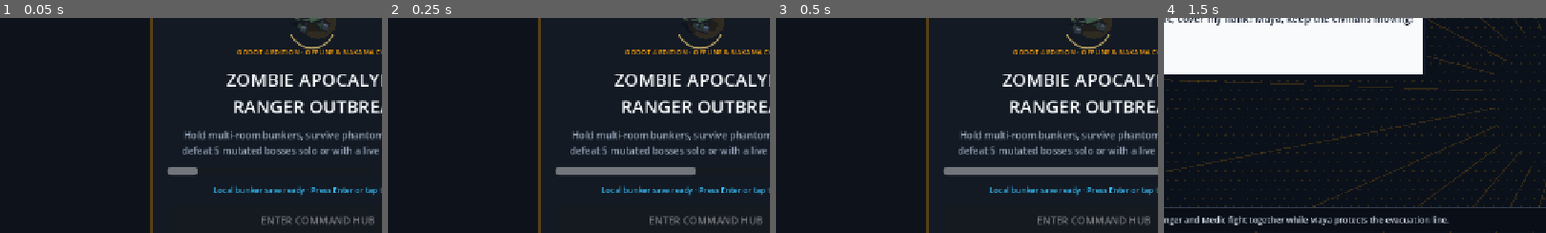
Above: before the commit, frames 1-4 (left to right).
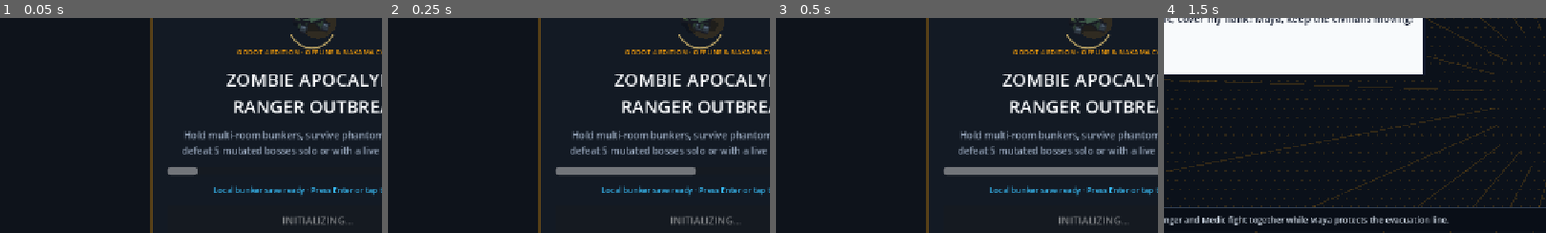
Above: after the commit, the same moments.

Repository: DONNHER/zombie_game
Game: Godot game, scene res://scenes/main.tscn
Same seed, same stepped clock (60 frames per second), same inputs: the game is played once before the commit and once after it.
Inputs (mouse positions are % of the whole screen's width and height, from its top left):
- Up to frame 1 (0.05 s): no input
- Up to frame 2 (0.25 s): no input
- Up to frame 3 (0.5 s): no input
- Up to frame 4 (1.5 s): tap Enter at 0.5, 0.6 s; move the mouse to (72, 45) at 0.52 s; hold D (move_right) 0.53-1.25 s; click (72, 45) at 0.67 s; tap B (toggle_shop) at 0.77, 1.07 s; tap Keypad Enter at 0.8 s; click "Story" at 1.25 s
The pictures show only the part of the screen within x 8-58%, y 29-79%; the shares and areas given below are measured in that part.

The runs differ from the first frame. In frame 1, 0.6% of the frame differs, in the area x 68-98%, y 92-97%; in frame 2, 0.6%; in frame 3, 0.6%; in frame 4, nothing differs.

Commit message:
Add OTA patch checking, Welcome Screen update simulator, and CI release support

Diff:
--- a/scripts/autoload/network_manager.gd
+++ b/scripts/autoload/network_manager.gd
@@ -16,6 +16,36 @@
 const DEFAULT_SERVER_KEY := "defaultkey"
 const COLLECTION_SAVES := "player_saves"
 const KEY_PROFILE := "profile_v1"
+const CLIENT_VERSION := "1.0.0"
+
+func get_client_version() -> String:
+	return str(SaveManager.settings.get("client_version", CLIENT_VERSION))
+
+func set_client_version(ver: String) -> void:
+	SaveManager.write_settings({"client_version": ver})
+
+func check_patch_status() -> Dictionary:
+	var cur_ver := get_client_version()
+	if session_token == "":
+		var auth_res := await authenticate_guest()
+		if not bool(auth_res.get("ok", false)):
+			return {"has_patch": false, "error": auth_res.get("error", "Offline"), "client_version": cur_ver}
+	var rpc_res := await _call_rpc("check_update", {"client_version": cur_ver})
+	if bool(rpc_res.get("ok", false)) and rpc_res.has("has_patch"):
+		return rpc_res
+	# Fallback to deployment_status RPC
+	var dep_res := await _call_rpc("deployment_status", {})
+	if bool(dep_res.get("status", "") == "ok"):
+		var s_ver := str(dep_res.get("version", ""))
+		if s_ver != "" and s_ver != "dev" and s_ver != cur_ver:
+			return {
+				"ok": true,
+				"has_patch": true,
+				"server_version": s_ver,
+				"client_version": cur_ver,
+				"release_url": "https://github.com/DONNHER/zombie_game/releases/latest"
+			}
+	return {"ok": true, "has_patch": false, "server_version": cur_ver, "client_version": cur_ver}
 
 var server_key: String = DEFAULT_SERVER_KEY
 var server_url: String = "http://127.0.0.1:7350"
--- a/scripts/ui/splash_screen.gd
+++ b/scripts/ui/splash_screen.gd
@@ -1,6 +1,14 @@
 extends Control
 
 signal entered
+
+enum State {
+	BOOTING,
+	PATCH_CHECKING,
+	PATCH_AVAILABLE,
+	UPDATING,
+	READY
+}
 
 @onready var hero_preview: Control = $CenterBox/Card/VBox/HeroPreview
 @onready var boot_bar: ProgressBar = $CenterBox/Card/VBox/BootBar
@@ -8,8 +16,12 @@
 @onready var status_label: Label = $CenterBox/Card/VBox/StatusLabel
 @onready var card: PanelContainer = $CenterBox/Card
 
+var _state: State = State.BOOTING
 var _progress: float = 0.0
-var _ready_to_enter: bool = false
+var _update_progress: float = 0.0
+var _patch_version: String = ""
+var _btn_normal_style: StyleBoxFlat
+var _btn_patch_style: StyleBoxFlat
 
 
 func _ready() -> void:
@@ -21,36 +33,113 @@
 	sb.set_content_margin_all(28)
 	card.add_theme_stylebox_override("panel", sb)
 
-	var btn_sb := StyleBoxFlat.new()
-	btn_sb.bg_color = Color("#D97706")
-	btn_sb.set_corner_radius_all(10)
-	enter_btn.add_theme_stylebox_override("normal", btn_sb)
+	_btn_normal_style = StyleBoxFlat.new()
+	_btn_normal_style.bg_color = Color("#D97706")
+	_btn_normal_style.set_corner_radius_all(10)
+
+	_btn_patch_style = StyleBoxFlat.new()
+	_btn_patch_style.bg_color = Color("#10B981")
+	_btn_patch_style.border_color = Color("#34D399")
+	_btn_patch_style.set_border_width_all(2)
+	_btn_patch_style.set_corner_radius_all(10)
+
+	enter_btn.add_theme_stylebox_override("normal", _btn_normal_style)
 
 	var save := SaveManager.save_data
 	hero_preview.configure(str(save.get("hero_class", "ranger")), str(save.get("gender", "male")))
 
-	enter_btn.pressed.connect(_on_enter_pressed)
+	enter_btn.pressed.connect(_on_button_pressed)
 	boot_bar.value = 0.0
 	enter_btn.disabled = true
+	enter_btn.text = "INITIALIZING..."
+
+	_check_server_patch()
 
 
 func _process(delta: float) -> void:
-	if _progress < 100.0:
-		_progress = minf(100.0, _progress + delta * 185.0)
-		boot_bar.value = _progress
-		if _progress >= 100.0:
-			_ready_to_enter = true
-			enter_btn.disabled = false
-			status_label.text = "Armory & local bunker save ready · Tap or press Enter"
+	match _state:
+		State.BOOTING:
+			if _progress < 100.0:
+				_progress = minf(100.0, _progress + delta * 185.0)
+				boot_bar.value = _progress
+				if _progress >= 100.0:
+					_state = State.PATCH_CHECKING
+					_evaluate_ready_state()
+
+		State.UPDATING:
+			if _update_progress < 100.0:
+				_update_progress = minf(100.0, _update_progress + delta * 32.0)
+				boot_bar.value = _update_progress
+				_update_download_status(_update_progress)
+				if _update_progress >= 100.0:
+					_on_patch_download_complete()
+
+
+func _check_server_patch() -> void:
+	var patch_info := await NetworkManager.check_patch_status()
+	if bool(patch_info.get("has_patch", false)):
+		_patch_version = str(patch_info.get("server_version", "vNext"))
+	else:
+		_patch_version = ""
+	if _state == State.PATCH_CHECKING:
+		_evaluate_ready_state()
+
+
+func _evaluate_ready_state() -> void:
+	if _patch_version != "":
+		_state = State.PATCH_AVAILABLE
+		enter_btn.add_theme_stylebox_override("normal", _btn_patch_style)
+		enter_btn.text = "UPDATE NOW (" + _patch_version + ")"
+		enter_btn.disabled = false
+		status_label.text = "New Patch Available: %s · Tap UPDATE NOW to patch" % _patch_version
+	else:
+		_state = State.READY
+		enter_btn.add_theme_stylebox_override("normal", _btn_normal_style)
+		var ver := NetworkManager.get_client_version()
+		enter_btn.text = "ENTER COMMAND HUB"
+		enter_btn.disabled = false
+		status_label.text = "Bunker save ready (v%s) · Tap or press Enter" % ver
+
+
+func _update_download_status(p: float) -> void:
+	if p < 25.0:
+		status_label.text = "Connecting to GitHub Releases · Fetching patch manifest... %d%%" % int(p)
+	elif p < 60.0:
+		status_label.text = "Downloading patch delta (%s)... %d%%" % [_patch_version, int(p)]
+	elif p < 85.0:
+		status_label.text = "Verifying package signature · Unpacking assets... %d%%" % int(p)
+	else:
+		status_label.text = "Applying update to game engine... %d%%" % int(p)
+
+
+func _on_patch_download_complete() -> void:
+	_state = State.READY
+	NetworkManager.set_client_version(_patch_version)
+	AudioManager.play_level_up()
+	status_label.text = "Patch %s successfully applied! · Tap to enter" % _patch_version
+	enter_btn.add_theme_stylebox_override("normal", _btn_normal_style)
+	enter_btn.text = "ENTER COMMAND HUB (" + _patch_version + ")"
+	enter_btn.disabled = false
+	_patch_version = ""
 
 
 func _unhandled_input(event: InputEvent) -> void:
-	if visible and _ready_to_enter and event is InputEventKey and event.pressed:
+	if visible and event is InputEventKey and event.pressed:
 		var kev := event as InputEventKey
 		if kev.keycode == KEY_ENTER or kev.keycode == KEY_KP_ENTER or kev.keycode == KEY_SPACE:
-			_on_enter_pressed()
+			_on_button_pressed()
 
 
-func _on_enter_pressed() -> void:
-	AudioManager.play_pickup()
-	entered.emit()
+func _on_button_pressed() -> void:
+	match _state:
+		State.PATCH_AVAILABLE:
+			_state = State.UPDATING
+			_update_progress = 0.0
+			boot_bar.value = 0.0
+			enter_btn.disabled = true
+			enter_btn.text = "UPDATING..."
+			AudioManager.play_pickup()
+
+		State.READY:
+			AudioManager.play_pickup()
+			entered.emit()
